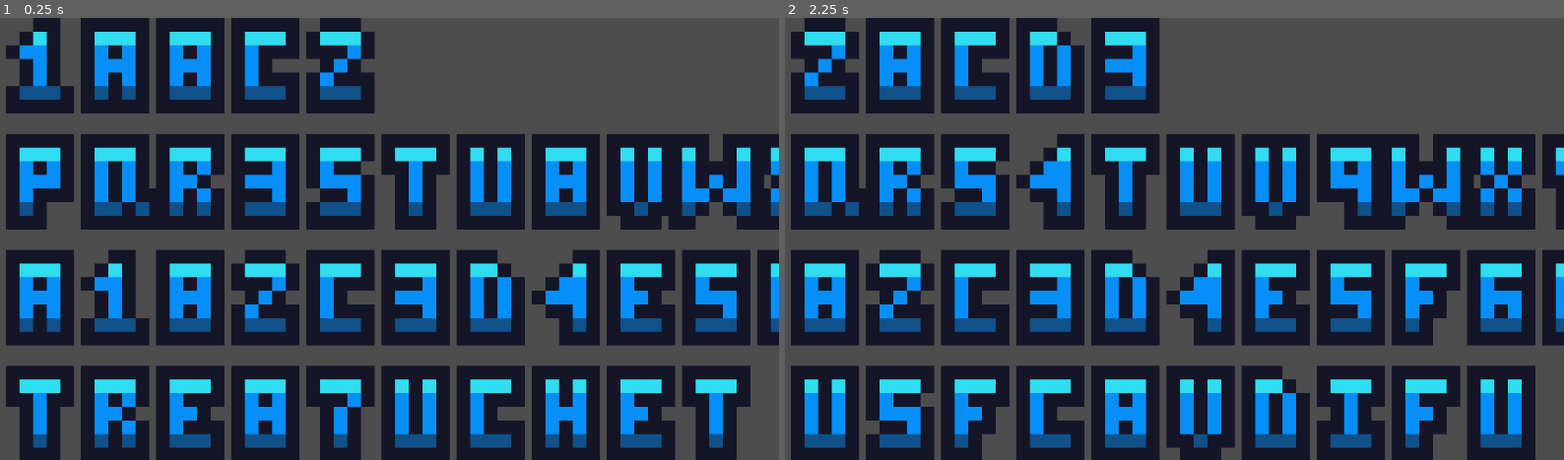
Above: before the commit, frames 1-2 (left to right).
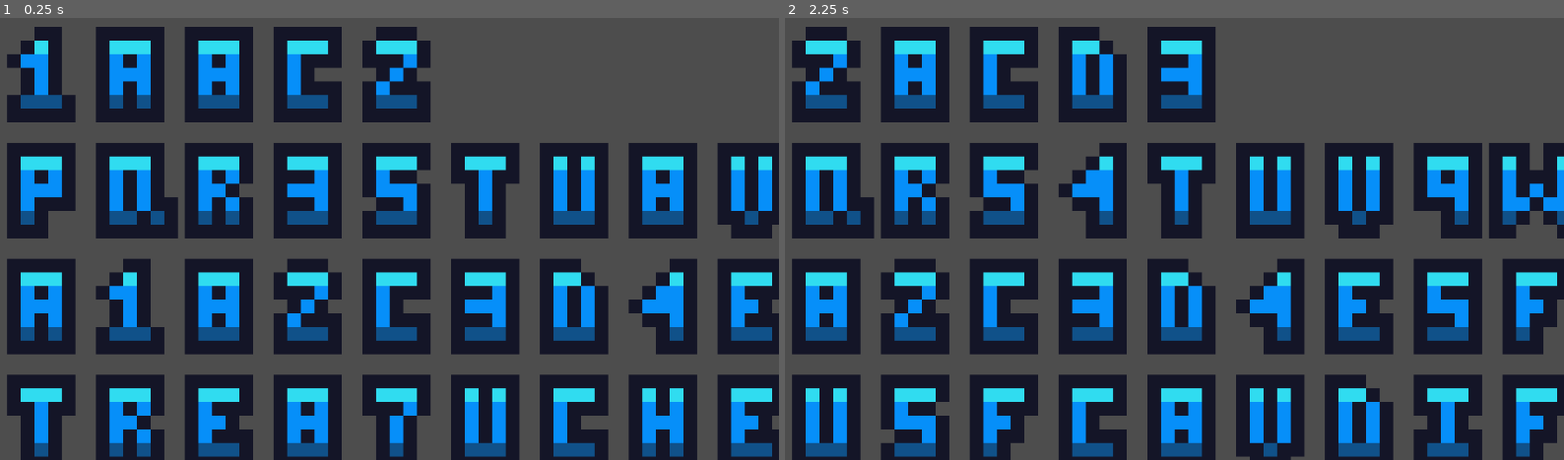
Above: after the commit, the same moments.

Repository: MrOnosa/AdventOfCode2023
Game: Godot game, scene res://days/day1/day1-1.tscn
Two runs of this game, one before a commit and one after it. Both use one fixed random seed, a clock stepped at 60 frames per second and the inputs below. The project has no main scene, so this scene is started directly.
Inputs:
- Up to frame 1 (0.25 s): no input
- Up to frame 2 (2.25 s): tap Enter at 0.5, 2 s; hold Right (ui_right) 0.53-1.28 s; tap Space at 1.25 s; hold Left (ui_left) 1.28-2.03 s; hold Right (ui_right) from 2.03 s (still down)

The runs differ from the first frame. In frame 1, 54% of the frame differs, in the area x 0-100%, y 0-100%; in frame 2, 54%.

Commit message:
Loading all lines into Lines

Diff:
--- /dev/null
+++ b/Line.gd
@@ -0,0 +1,29 @@
+class_name Line
+extends Node2D
+
+@export var line = "" : set = _setLine
+
+var letters : Array = []
+
+# Called when the node enters the scene tree for the first time.
+func _ready():
+	pass
+
+# Called every frame. 'delta' is the elapsed time since the previous frame.
+func _process(delta):
+	pass
+
+func _setLine(l):
+	line = l
+	var x = 0.0
+	# Load the scene from a file
+	var letter_sprite_scene = load("res://days/day1/letter_sprite.tscn")
+	for letter in line:
+		if letter == '\n':
+			continue
+		var ls : LetterSprite = letter_sprite_scene.instantiate()
+		ls.position += Vector2(x,0)
+		add_child(ls)
+		ls._show(letter)
+		x += 130.0
+		letters.append(ls)
--- a/days/day1/LetterSprite.gd
+++ b/days/day1/LetterSprite.gd
@@ -5,7 +5,8 @@
 var wrap_around_limit = 246.0  # Wrap around when x-coordinate exceeds this value
 
 func _ready():
-	_show("a")
+	pass
+	#_show("a")
 
 func _input(event):
 	if(event.is_action_pressed("ui_left")):
--- a/days/day1/day1-1.gd
+++ b/days/day1/day1-1.gd
@@ -8,19 +8,18 @@
 
 	# Load the scene from a file
 	var letter_sprite_scene = load("res://days/day1/letter_sprite.tscn")
+	var line_sprite_scene = load("res://days/day1/line.tscn")
 
-	var pos = Vector2(70,70)
-	for letter in exampleText:
-		if letter == '\n':
-			pos += Vector2(-pos.x + 70, 170)
-			continue
-		var l : LetterSprite = letter_sprite_scene.instantiate()
-		l.position = Vector2(pos)
-		add_child(l)
-		l._show(letter)
-		pos += Vector2(110, 0)
-
-
+	var currentLine : Line = line_sprite_scene.instantiate()
+	add_child(currentLine)
+	var pos = Vector2(2,13)
+	var lines = exampleText.split("\n")
+	for line in lines:
+		currentLine = line_sprite_scene.instantiate()
+		currentLine.line = line
+		currentLine.position = pos
+		add_child(currentLine)
+		pos += Vector2(0, 170)
 
 
 
--- a/days/day1/letter_sprite.tscn
+++ b/days/day1/letter_sprite.tscn
@@ -5,7 +5,7 @@
 
 [node name="LetterSprite" type="Sprite2D"]
 texture_filter = 1
-position = Vector2(289, 160)
+position = Vector2(70, 70)
 scale = Vector2(20, 20)
 texture = ExtResource("1_cfcdr")
 region_enabled = true
--- /dev/null
+++ b/days/day1/line.tscn
@@ -0,0 +1,6 @@
+[gd_scene load_steps=2 format=3 uid="uid://cn8lje1mmhehq"]
+
+[ext_resource type="Script" path="res://Line.gd" id="1_jpxne"]
+
+[node name="Line" type="Node2D"]
+script = ExtResource("1_jpxne")
Not shown, added: days/day1/puzzle-input.txt
